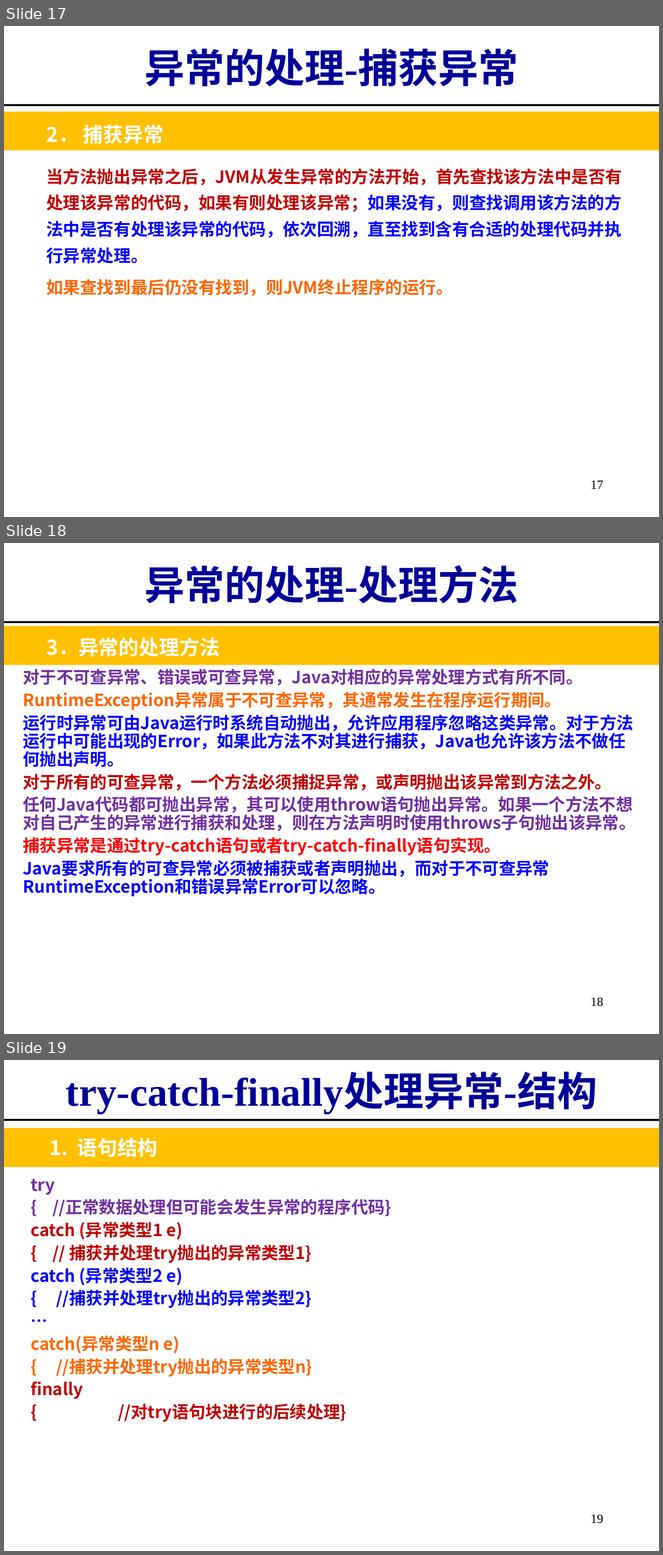
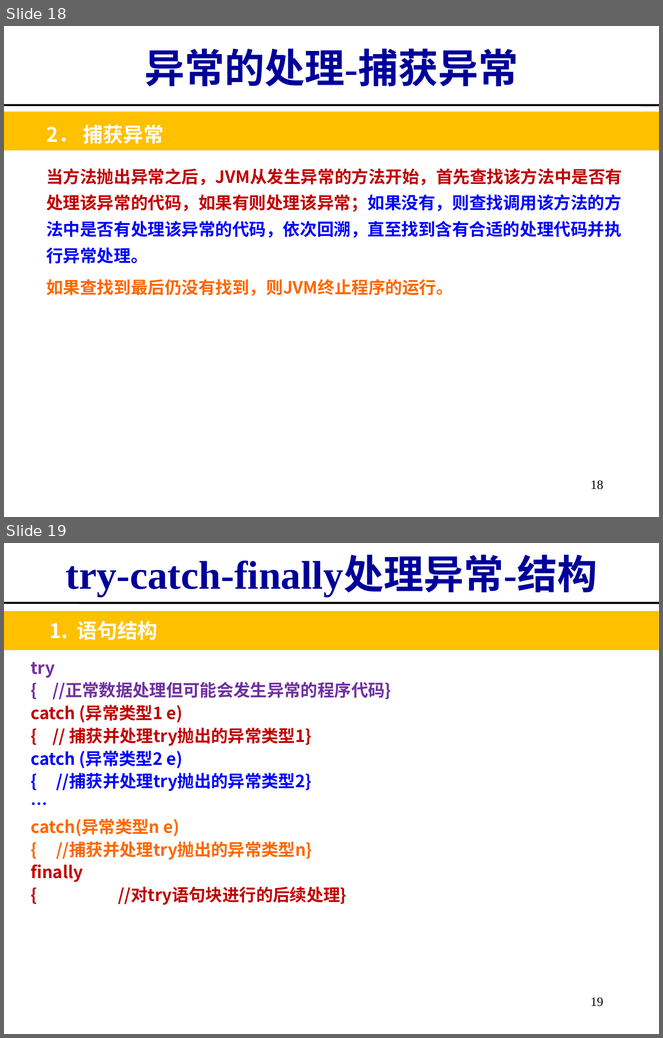
Before and after one commit to imwyw/Java, a slide deck: PPT/javaCh04_异常、枚举、泛型、递归.ppt. Shown one above the other, each under a label of ours: slides 17, 18 and 19 before the commit, slides 18 and 19 after it. The pictures are 663x1555 and 663x1038 pixels, drawn with LibreOffice and Linux fonts; fonts in the diff are those of the drawing. Boxes give left, top, right and bottom in pixels: in the first picture for what was removed or moved away, otherwise in the second. Text is boxed around its words. In the diff, an @@ line names an element or a change of style, - is before the commit and + after.

```diff
--- a/PPT/javaCh04_异常、枚举、泛型、递归.ppt
+++ b/PPT/javaCh04_异常、枚举、泛型、递归.ppt
@@ slide 18 removed at (4, 543, 659, 1034), background #FFFFFF @@
@@ title removed at (144, 565, 518, 603) @@
-异常的处理-处理方法
@@ line removed from (4, 622) to (659, 622) @@
@@ rectangle removed at (4, 626, 659, 666) @@
@@ text removed at (46, 637, 220, 657) @@
-3．异常的处理方法
@@ text removed at (23, 669, 636, 897) @@
-对于不可查异常、错误或可查异常，Java对相应的异常处理方式有所不同。
-RuntimeException异常属于不可查异常，其通常发生在程序运行期间。
-运行时异常可由Java运行时系统自动抛出，允许应用程序忽略这类异常。对于方法运行中可能出现的Error，如果此方法不对其进行捕获，Java也允许该方法不做任何抛出声明。
-对于所有的可查异常，一个方法必须捕捉异常，或声明抛出该异常到方法之外。
-任何Java代码都可抛出异常，其可以使用throw语句抛出异常。如果一个方法不想对自己产生的异常进行捕获和处理，则在方法声明时使用throws子句抛出该异常。
-捕获异常是通过try-catch语句或者try-catch-finally语句实现。
-Java要求所有的可查异常必须被捕获或者声明抛出，而对于不可查异常RuntimeException和错误异常Error可以忽略。
@@ text removed at (36, 724, 144, 749) @@
-1. 抛出异常
@@ page number removed at (591, 997, 604, 1007) @@
-18
@@ what was slide 17 is now slide 18 @@
@@ page number at (591, 480, 604, 490): text changed @@
-17
+18
```
Also in this commit, not shown: 7 slides changed, 4 slides added, 4 other slides removed.
